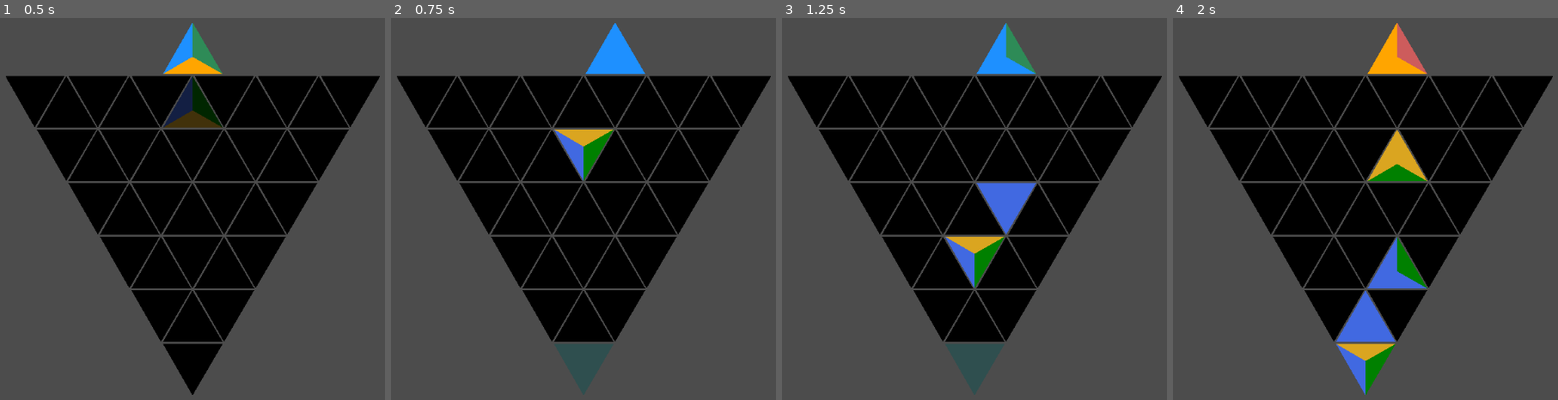
Above: before the commit, frames 1-4 (left to right).
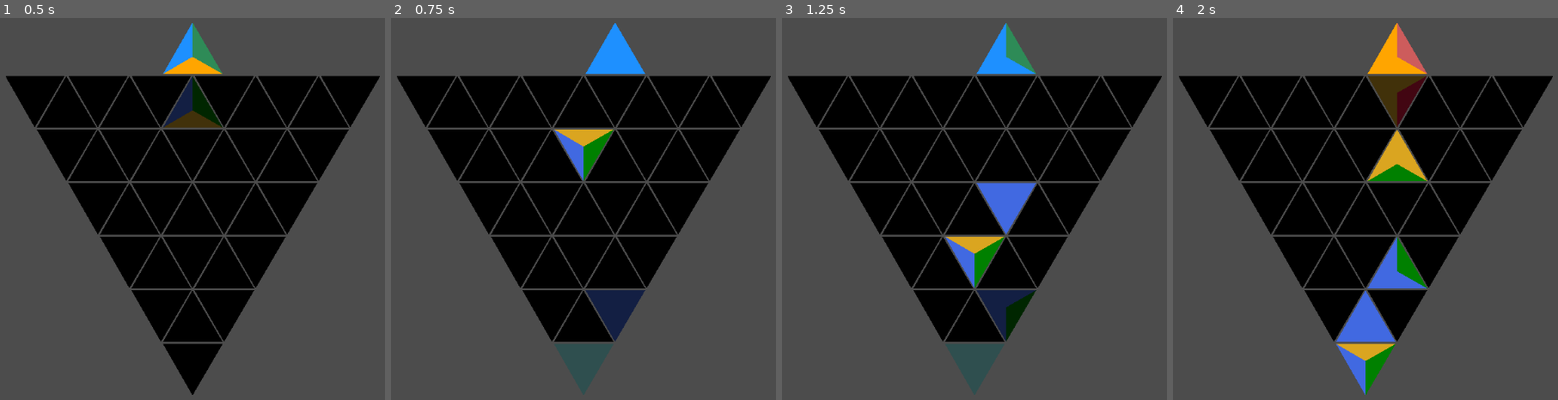
Above: after the commit, the same moments.

Repository: BoatsandJoes/tri-twist
Game: Godot game, scene res://scenes/Main.tscn
Same seed, same stepped clock (60 frames per second), same inputs: the game is played once before the commit and once after it.
Inputs (mouse positions are in pixels of both pictures, inside the frame that each line leads up to):
- Up to frame 1 (0.5 s): no input
- Up to frame 2 (0.75 s): tap Enter (ui_accept) at 0.5 s; move the mouse to (552, 342) at 0.52 s; hold Right (ui_right) from 0.53 s (still down); click (552, 342) at 0.67 s
- Up to frame 3 (1.25 s): keep holding Right (ui_right); tap Enter (ui_accept) at 0.77 s
- Up to frame 4 (2 s): move the mouse to (1303, 289) at 1.27 s; release Right (ui_right) at 1.28 s; hold Down (ui_down) from 1.28 s (still down); click (1303, 289) at 1.42 s; tap Enter (ui_accept) at 1.52 s

Frame 1 is identical in both runs. In frame 2, 1.1% of the frame differs, in the area x 50-67%, y 71-85%; in frame 3, 1.1%; in frame 4, 1.1%, in the area x 50-66%, y 15-29%.

Commit message:
Ghost piece getting there

Diff:
--- a/scenes/TriangleCell.gd
+++ b/scenes/TriangleCell.gd
@@ -22,7 +22,7 @@
 
 # Called when the node enters the scene tree for the first time.
 func _ready():
-	tumbleDirection = Direction.VERTICAL
+	pass
 
 # Call after instantiation to initialize.
 func init(triangleSize: int, triRowIndex: int, triColumnIndex: int, cellPostion: Vector2, isInGrid: bool, isAGhost: bool):
@@ -31,6 +31,7 @@
 	columnIndex = triColumnIndex
 	inGrid = isInGrid
 	isGhost = isAGhost
+	tumbleDirection = Direction.VERTICAL
 	# set position
 	position = cellPostion
 	# move particle emitter to center
--- a/scenes/TriangleDropper.gd
+++ b/scenes/TriangleDropper.gd
@@ -8,7 +8,6 @@
 var ghostPieceSurface: TriangleCell
 var ghostPieceFinal: TriangleCell
 var ghostPiecesTumble: Array = []
-var flag = false
 
 # Called when the node enters the scene tree for the first time.
 func _ready():
@@ -37,7 +36,6 @@
 			activePiece.columnIndex = activePiece.columnIndex - 1
 			activePiece.position = gameGrid.get_position_for_cell(gameGrid.gridHeight, activePiece.columnIndex, true)
 		elif event.is_action_pressed("ui_right") && activePiece.columnIndex < gameGrid.grid[-1].size():
-			flag = true
 			activePiece.columnIndex = activePiece.columnIndex + 1
 			activePiece.position = gameGrid.get_position_for_cell(gameGrid.gridHeight, activePiece.columnIndex, true)
 		elif (event.is_action_pressed("ui_accept") ||
@@ -52,10 +50,33 @@
 			gameGrid.get_position_for_cell(activePiece.rowIndex - 1, activePiece.columnIndex - 1,
 			(activePiece.columnIndex - 1) % 2 != 0), false, true)
 		ghostPieceSurface.set_colors(activePiece.leftColor, activePiece.rightColor, activePiece.verticalColor)
+		var move = gameGrid.grid[ghostPieceSurface.rowIndex][ghostPieceSurface.columnIndex].get_next_move_if_this_were_you(
+			ghostPieceSurface.tumbleDirection)
+		var lastMove
+		while true:
+			if move[0] != null:
+				if move[1] != ghostPieceSurface.Direction.VERTICAL && move[1] != ghostPieceSurface.Direction.VERTICAL_POINT:
+					# Draw ghost
+					if lastMove == null:
+						lastMove = move
+					ghostPieceSurface.init(gameGrid.cellSize, lastMove[0].rowIndex, lastMove[0].columnIndex,
+						gameGrid.get_position_for_cell(lastMove[0].rowIndex, lastMove[0].columnIndex,
+						(lastMove[0].columnIndex) % 2 != 0), false, true)
+					ghostPieceSurface.set_colors(activePiece.leftColor, activePiece.rightColor, activePiece.verticalColor)
+					# TODO second ghost
+					break
+				else:
+					lastMove = move
+					move = move[0].get_next_move_if_this_were_you(
+						move[0].tumbleDirection)
+			else:
+				# We are done: TODO draw second ghost here
+				ghostPieceSurface.visible = false
+				break
+		ghostPieceSurface.visible = true
 	else:
 		ghostPieceSurface.visible = false
-		if ghostPieceFinal != null:
-			ghostPieceFinal.visible = false
+		ghostPieceFinal.visible = false
 		for ghostPieceTumble in ghostPiecesTumble:
 			if ghostPieceTumble != null:
 				ghostPieceTumble.free()
Not shown, changed: README.md
